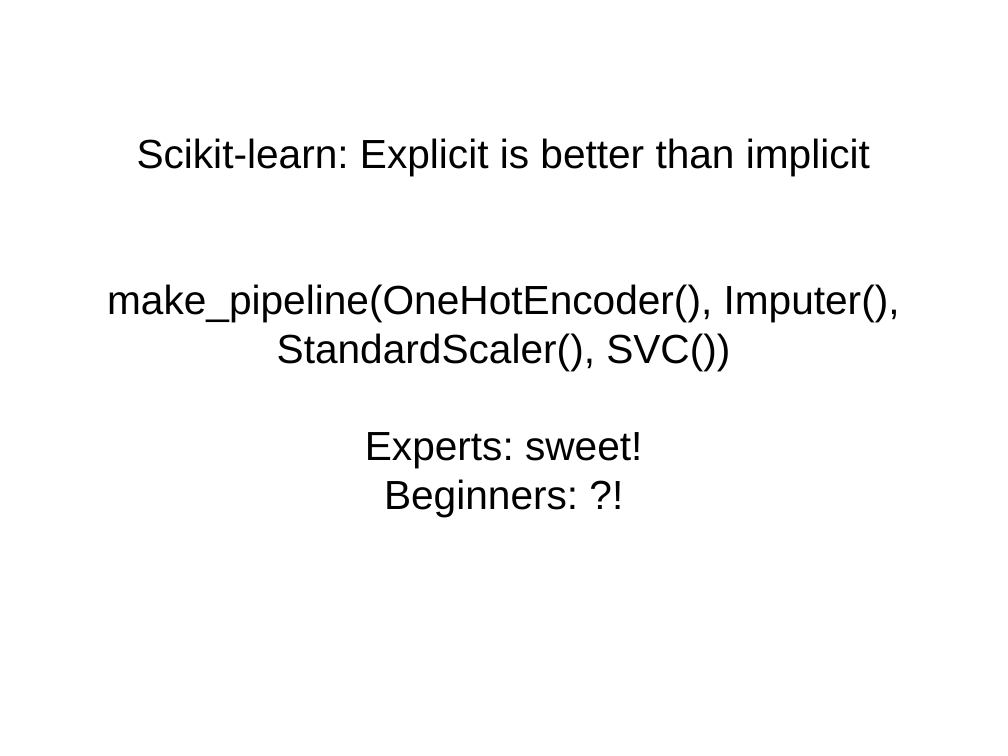
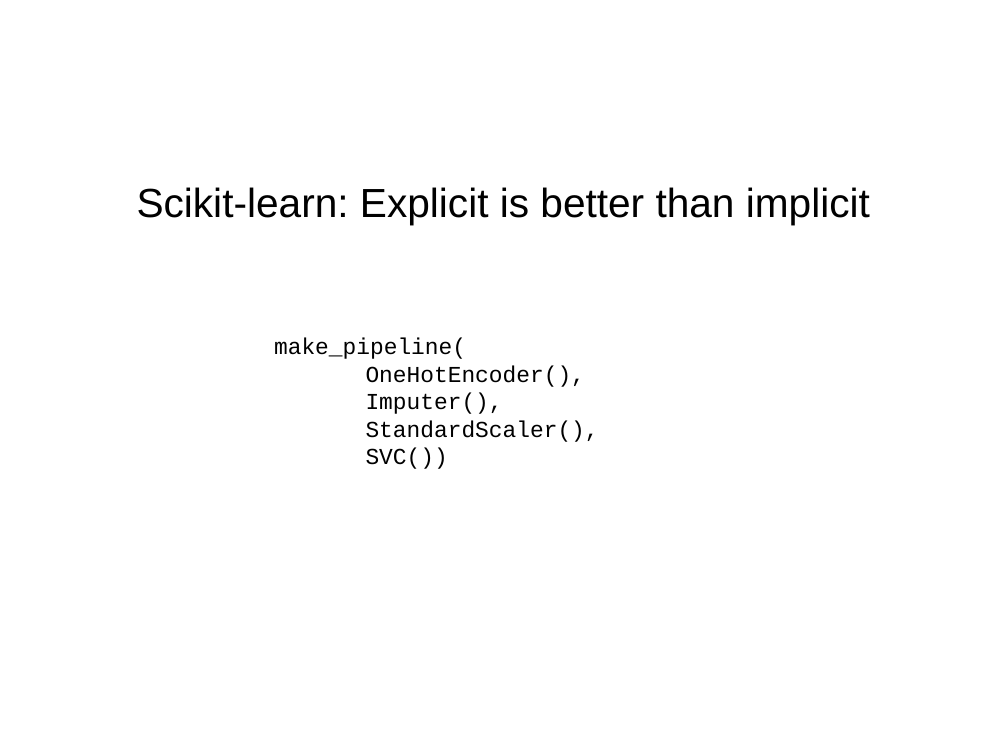
Before and after one commit to amueller/talks_odt, a slide deck: slide 6 of automating_machine_learning_scipy2016.odp. Drawn at 1008x756 pixels with LibreOffice and Linux fonts; fonts in the diff are those of the drawing. Boxes give left, top, right and bottom in pixels: in the first picture for what was removed or moved away, otherwise in the second. Text is boxed around its words. In the diff, an @@ line names an element or a change of style, - is before the commit and + after.

```diff
--- a/automating_machine_learning_scipy2016.odp
+++ b/automating_machine_learning_scipy2016.odp
@@ subtitle at (x1=107, y1=284, x2=900, y2=517): paragraphs removed @@
-make_pipeline(OneHotEncoder(), Imputer(), StandardScaler(), SVC())
-Experts: sweet!
-Beginners: ?!
@@ text added at (x1=274, y1=338, x2=599, y2=469), 18 pt, text #000000 @@
+make_pipeline(
+OneHotEncoder(),
+Imputer(),
+StandardScaler(),
+SVC())
```
Also in this commit, not shown: 10 other slides changed, 2 slides added, 2 slides removed, 1 other file.
